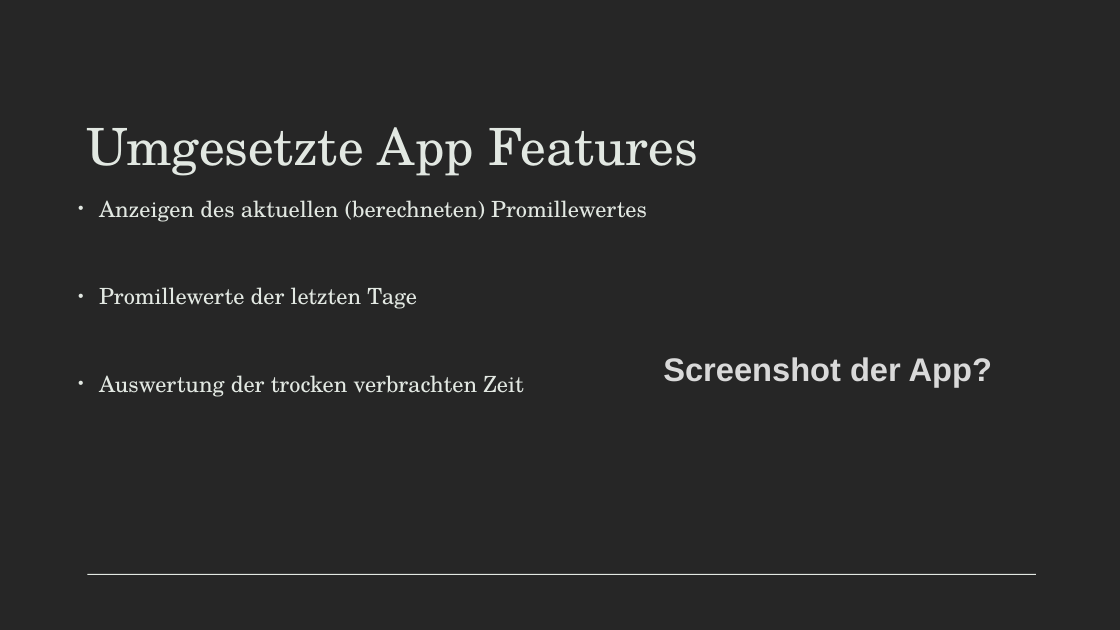
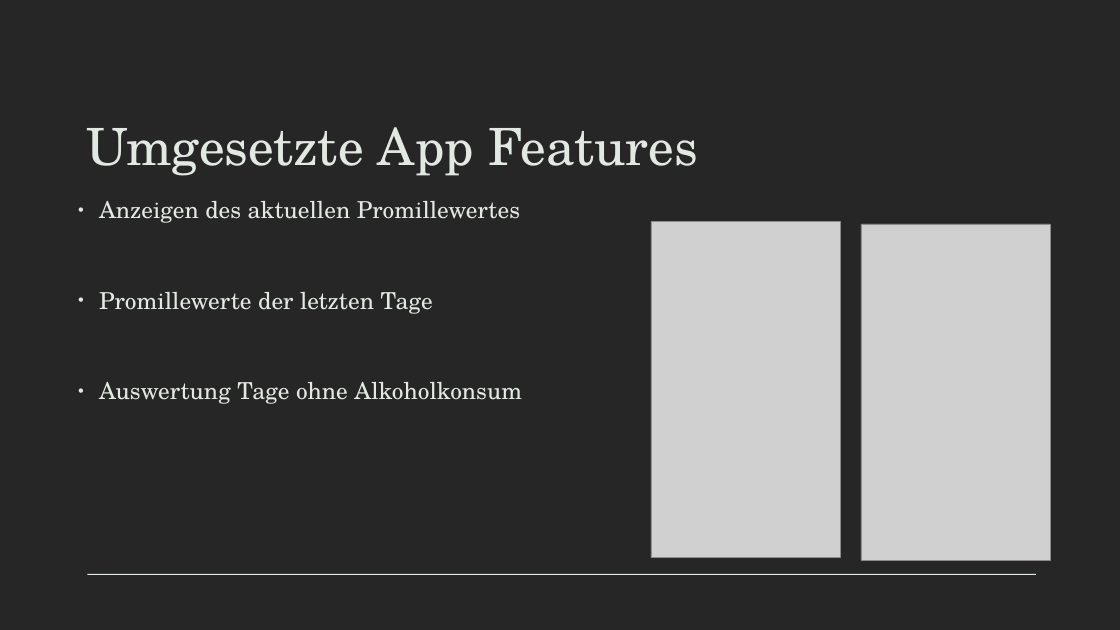
Before and after one commit to B4ldur-ts/smart-booze, a slide deck: slide 6 of Smartbooze_Pitch_Deck.pptx. Drawn at 1120x630 pixels with LibreOffice and Linux fonts; fonts in the diff are those of the drawing; grey boxes stand for pictures. Boxes give left, top, right and bottom in pixels: in the first picture for what was removed or moved away, otherwise in the second. Text is boxed around its words. In the diff, an @@ line names an element or a change of style, - is before the commit and + after.

Commit message:
added pictures to presentation and fixed spelling

```diff
--- a/Smartbooze_Pitch_Deck.pptx
+++ b/Smartbooze_Pitch_Deck.pptx
@@ text at [99,201,520,223]: text changed; size 19.1 to 20 pt @@
-• Anzeigen des aktuellen (berechneten) Promillewertes
+• Anzeigen des aktuellen Promillewertes
@@ picture added at [651,222,840,558] @@
@@ picture added at [861,224,1050,560] @@
@@ text at [99,292,433,314]: size 19.1 to 20 pt in "Promillewerte der letzten Tage" @@
@@ text removed at [663,357,992,387] @@
-Screenshot der App?
@@ text at [99,382,522,404]: text changed; size 19.1 to 20 pt @@
-• Auswertung der trocken verbrachten Zeit
+• Auswertung Tage ohne Alkoholkonsum
```
Also in this commit, not shown: 7 other slides changed.
